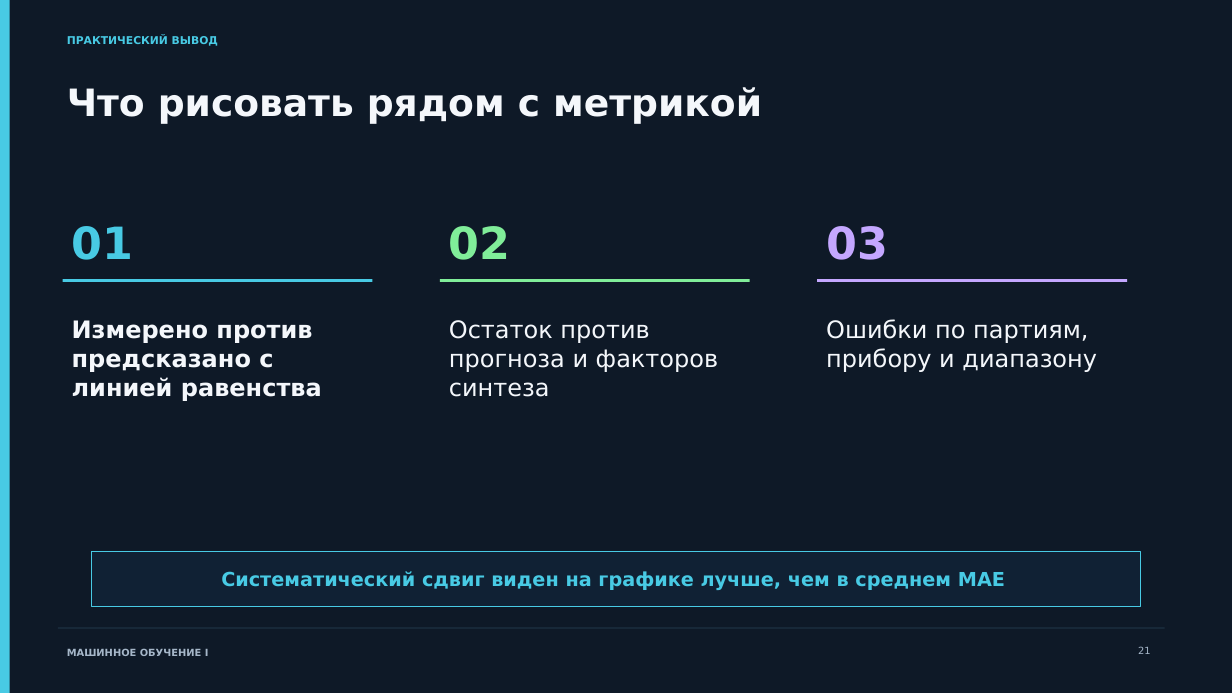
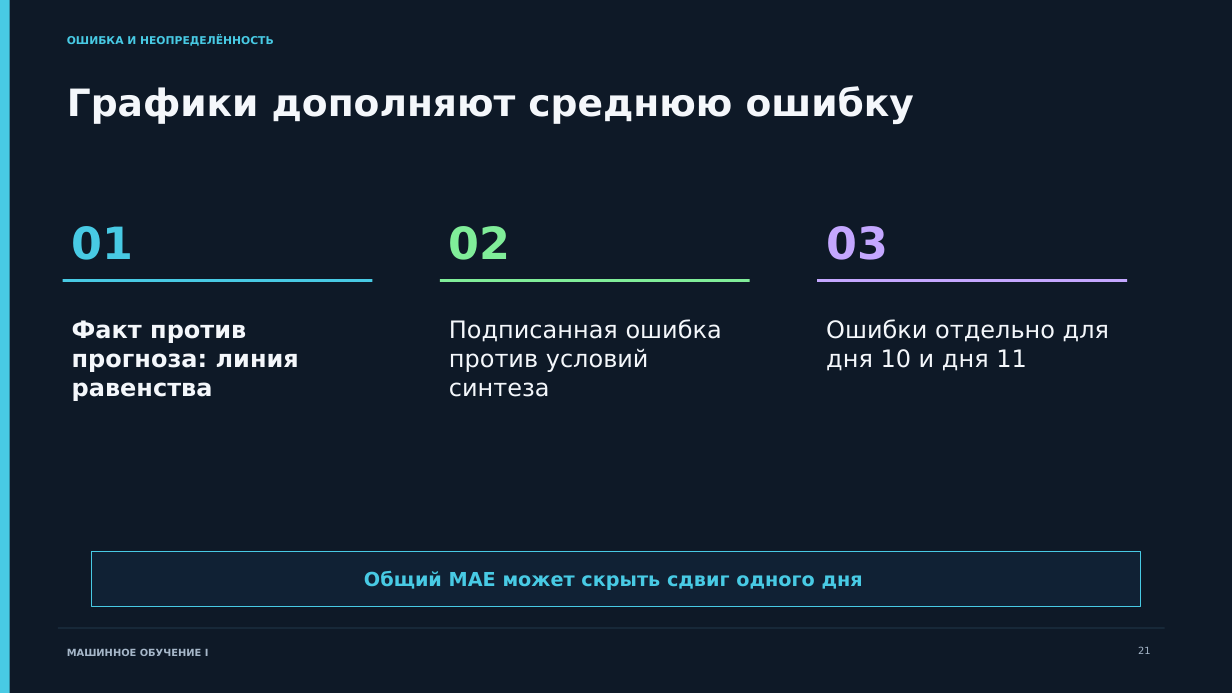
Before and after one commit to ashrpv/computer_science_in_nanoscience, a slide deck: slide 21 of slides/11-ml-problem_and_validation.pptx. Drawn at 1232x693 pixels with LibreOffice and Linux fonts; fonts in the diff are those of the drawing. Boxes give left, top, right and bottom in pixels: in the first picture for what was removed or moved away, otherwise in the second. Text is boxed around its words. In the diff, an @@ line names an element or a change of style, - is before the commit and + after.

```diff
--- a/slides/11-ml-problem_and_validation.pptx
+++ b/slides/11-ml-problem_and_validation.pptx
@@ text at [67,35,274,46]: text changed @@
-ПРАКТИЧЕСКИЙ ВЫВОД
+ОШИБКА И НЕОПРЕДЕЛЁННОСТЬ
@@ text at [67,86,914,124]: text changed @@
-Что рисовать рядом с метрикой
+Графики дополняют среднюю ошибку
@@ text at [72,320,299,401]: text changed @@
-Измерено против предсказано с линией равенства
+Факт против прогноза: линия равенства
@@ text at [449,319,722,397]: text changed @@
-Остаток против прогноза и факторов синтеза
+Подписанная ошибка против условий синтеза
@@ text at [826,319,1109,371]: text changed @@
-Ошибки по партиям, прибору и диапазону
+Ошибки отдельно для дня 10 и дня 11
@@ text at [364,571,863,590]: text changed @@
-Систематический сдвиг виден на графике лучше, чем в среднем MAE
+Общий MAE может скрыть сдвиг одного дня
```
Also in this commit, not shown: 37 other slides changed, 2 slides added, 2 slides removed, 3 other files.
